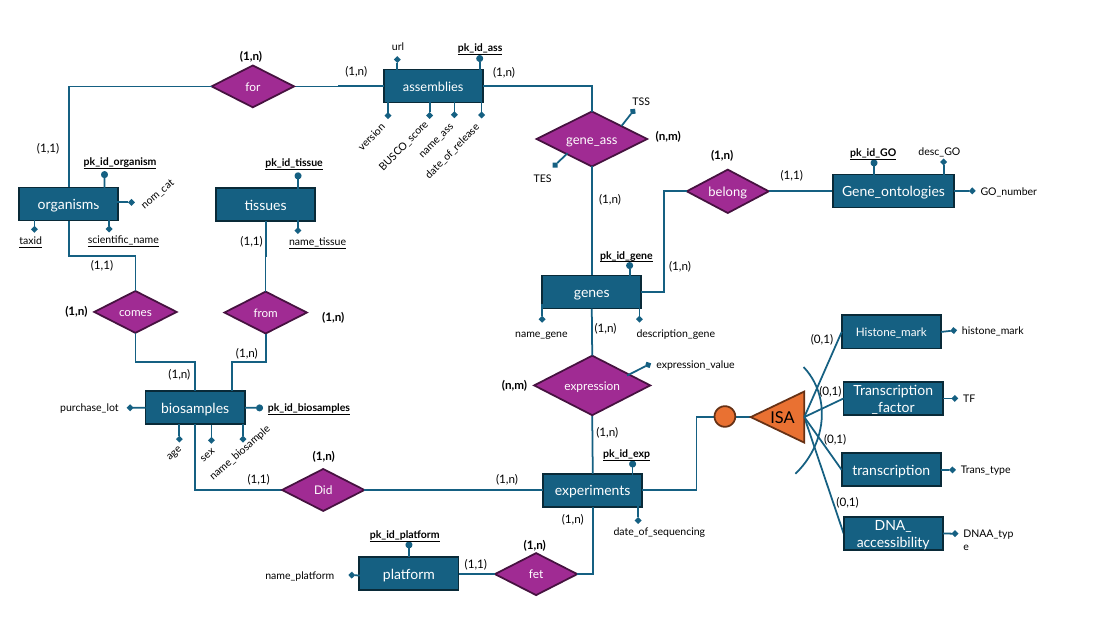
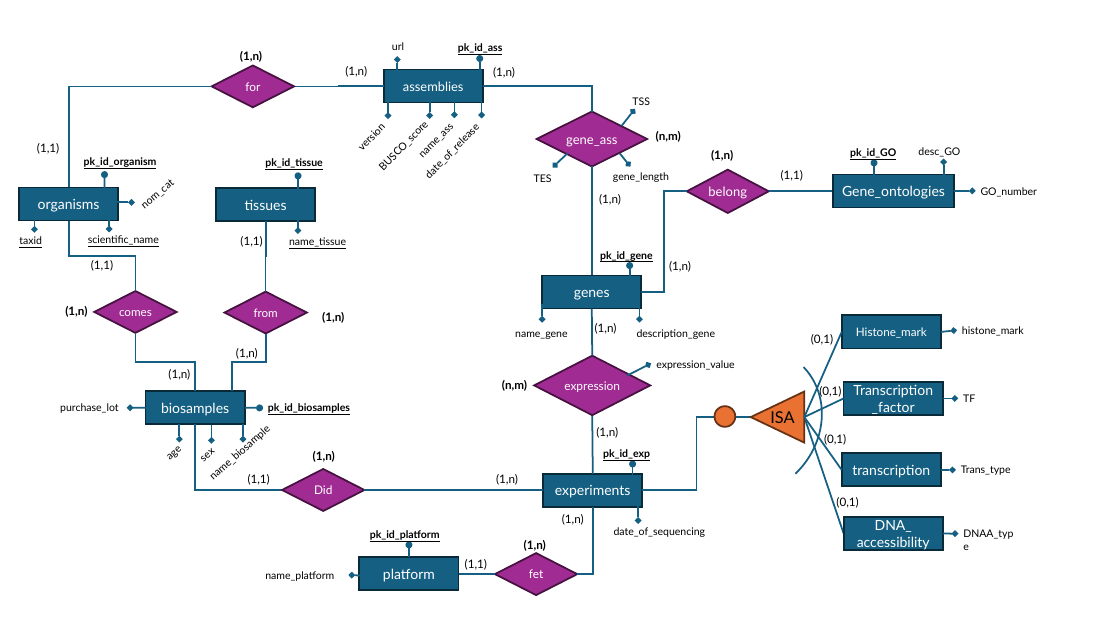
Before and after one commit to JPCC0033/BBDD, a slide deck: slide 1 of BBDD/projecte/catchGENE.pptx. Drawn at 1120x630 pixels with LibreOffice and Linux fonts; fonts in the diff are those of the drawing. Boxes give left, top, right and bottom in pixels: in the first picture for what was removed or moved away, otherwise in the second. Text is boxed around its words. In the diff, an @@ line names an element or a change of style, - is before the commit and + after.

Commit message:
Add files via upload
afegit gene_length

```diff
--- a/BBDD/projecte/catchGENE.pptx
+++ b/BBDD/projecte/catchGENE.pptx
@@ text added at [613, 172, 669, 182], 9 pt, text #000000 @@
+gene_length
@@ arrow added from (620, 154) to (628, 164), #156082 1.5 pt @@
```
Also in this commit, not shown: 2 other files.
